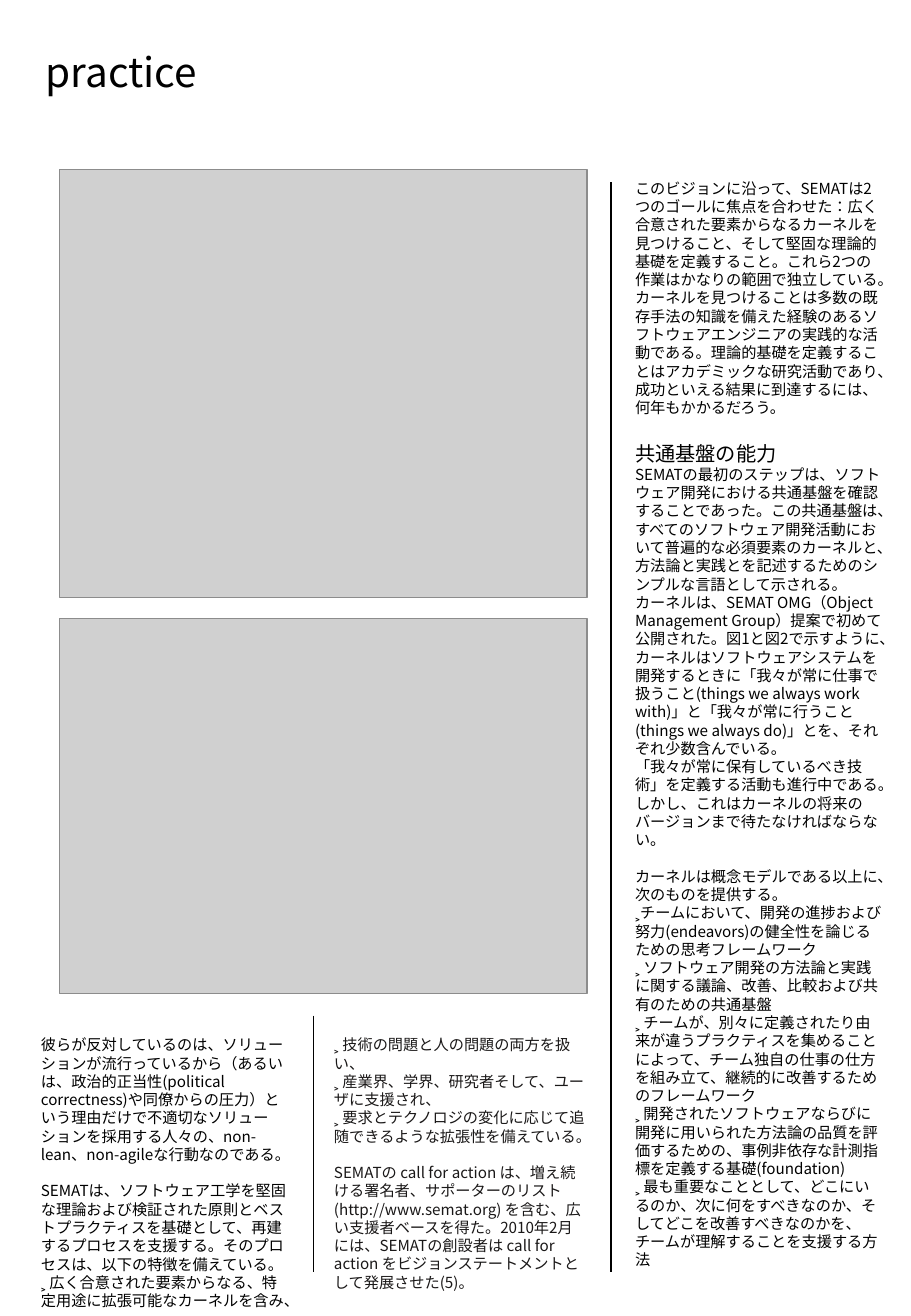
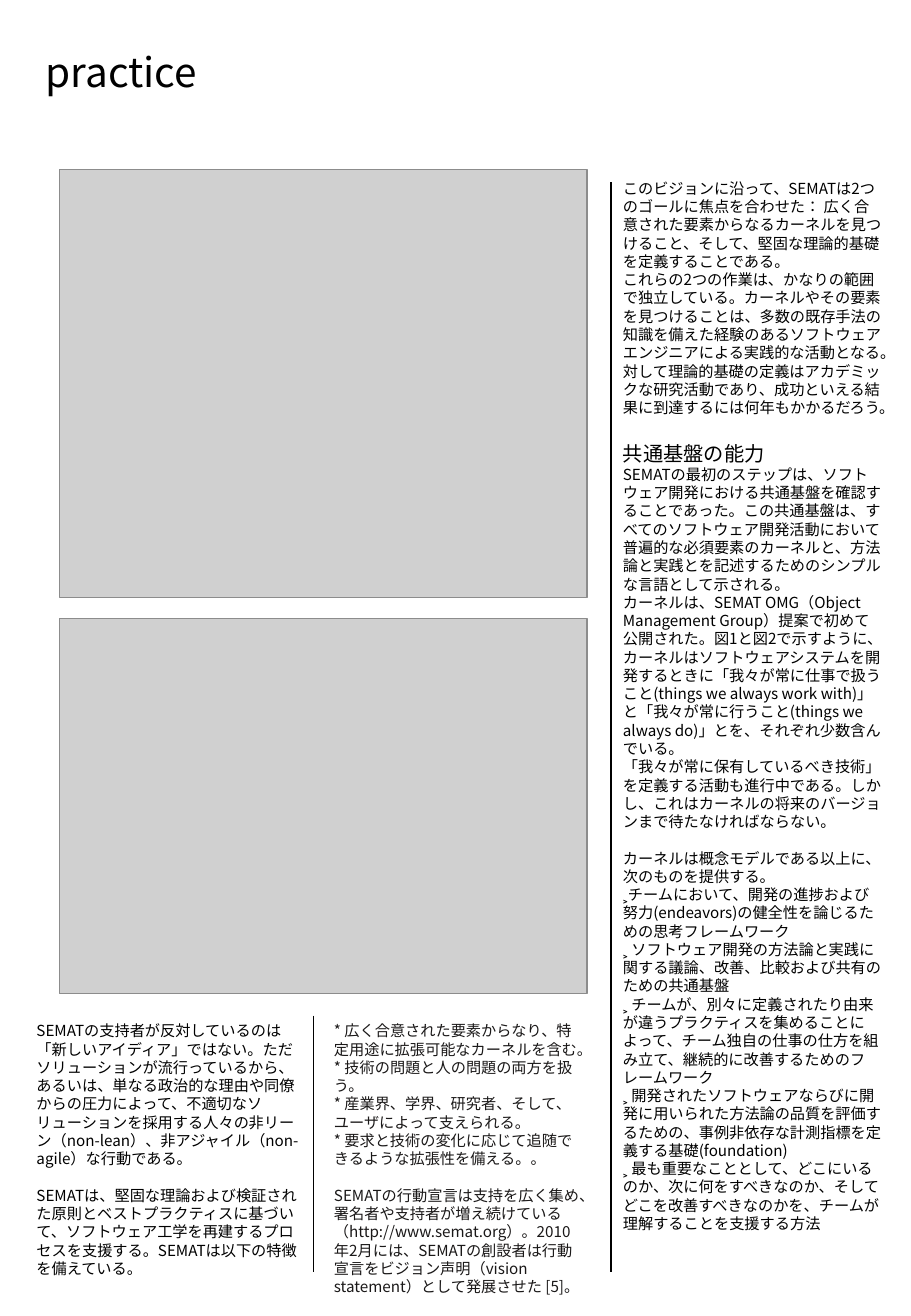
Before and after one commit to kawaguti/semat-j, a slide deck: slide 3 of p42-jacobson_ja/p42-jacobson_ja.pptx. Drawn at 911x1316 pixels with LibreOffice and Linux fonts; fonts in the diff are those of the drawing; grey boxes stand for pictures. Boxes give left, top, right and bottom in pixels: in the first picture for what was removed or moved away, otherwise in the second. Text is boxed around its words. In the diff, an @@ line names an element or a change of style, - is before the commit and + after.

```diff
--- a/p42-jacobson_ja/p42-jacobson_ja.pptx
+++ b/p42-jacobson_ja/p42-jacobson_ja.pptx
@@ text "このビジョンに沿って、SEMATは2つのゴールに焦点を合わせた： 広く合意された要素からなるカーネルを見つけること、そし ...": place and size @@
-text "このビジョンに沿って、SEMATは2つのゴールに焦点を合わせた： 広く合意された要素からなるカーネルを見つけること、そし ..." at (635,181,894,1266)
+text "このビジョンに沿って、SEMATは2つのゴールに焦点を合わせた： 広く合意された要素からなるカーネルを見つけること、そし ..." at (623,181,895,1231)
@@ text at (623,181,895,415): text changed @@
-このビジョンに沿って、SEMATは2つのゴールに焦点を合わせた：広く合意された要素からなるカーネルを見つけること、そして堅固な理論的基礎を定義すること。これら2つの作業はかなりの範囲で独立している。カーネルを見つけることは多数の既存手法の知識を備えた経験のあるソフトウェアエンジニアの実践的な活動である。理論的基礎を定義することはアカデミックな研究活動であり、成功といえる結果に到達するには、何年もかかるだろう。
+このビジョンに沿って、SEMATは2つのゴールに焦点を合わせた： 広く合意された要素からなるカーネルを見つけること、そして、堅固な理論的基礎を定義することである。
+これらの2つの作業は、かなりの範囲で独立している。カーネルやその要素を見つけることは、多数の既存手法の知識を備えた経験のあるソフトウェアエンジニアによる実践的な活動となる。対して理論的基礎の定義はアカデミックな研究活動であり、成功といえる結果に到達するには何年もかかるだろう。
@@ text at (36,1023,298,1276): text changed @@
-彼らが反対しているのは、ソリューションが流行っているから（あるいは、政治的正当性(political correctness)や同僚からの圧力）という理由だけで不適切なソリューションを採用する人々の、non-lean、non-agileな行動なのである。
-SEMATは、ソフトウェア工学を堅固な理論および検証された原則とベストプラクティスを基礎として、再建するプロセスを支援する。そのプロセスは、以下の特徴を備えている。
-˲ 広く合意された要素からなる、特定用途に拡張可能なカーネルを含み、
+SEMATの支持者が反対しているのは「新しいアイディア」ではない。ただソリューションが流行っているから、あるいは、単なる政治的な理由や同僚からの圧力によって、不適切なソリューションを採用する人々の非リーン（non-lean）、非アジャイル（non-agile）な行動である。
+SEMATは、堅固な理論および検証された原則とベストプラクティスに基づいて、ソフトウェア工学を再建するプロセスを支援する。SEMATは以下の特徴を備えている。
@@ text at (334,1023,594,1295): text changed @@
-˲ 技術の問題と人の問題の両方を扱い、
-˲ 産業界、学界、研究者そして、ユーザに支援され、
-˲ 要求とテクノロジの変化に応じて追随できるような拡張性を備えている。
-SEMATの call for action は、増え続ける署名者、サポーターのリスト(http://www.semat.org) を含む、広い支援者ベースを得た。2010年2月には、SEMATの創設者は call for action をビジョンステートメントとして発展させた(5)。
+* 広く合意された要素からなり、特定用途に拡張可能なカーネルを含む。
+* 技術の問題と人の問題の両方を扱う。
+* 産業界、学界、研究者、そして、ユーザによって支えられる。
+* 要求と技術の変化に応じて追随できるような拡張性を備える。。
+SEMATの行動宣言は支持を広く集め、署名者や支持者が増え続けている（http://www.semat.org）。2010年2月には、SEMATの創設者は行動宣言をビジョン声明（vision statement）として発展させた [5]。
```
Also in this commit, not shown: 1 other slide changed, 1 other file.
